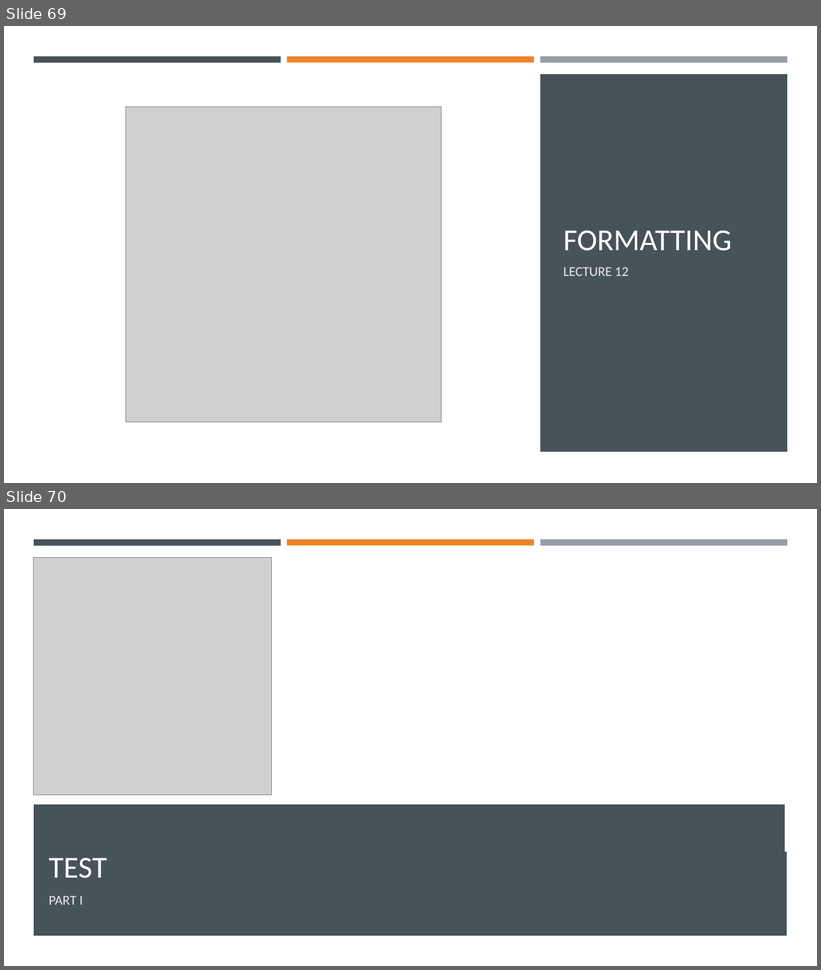
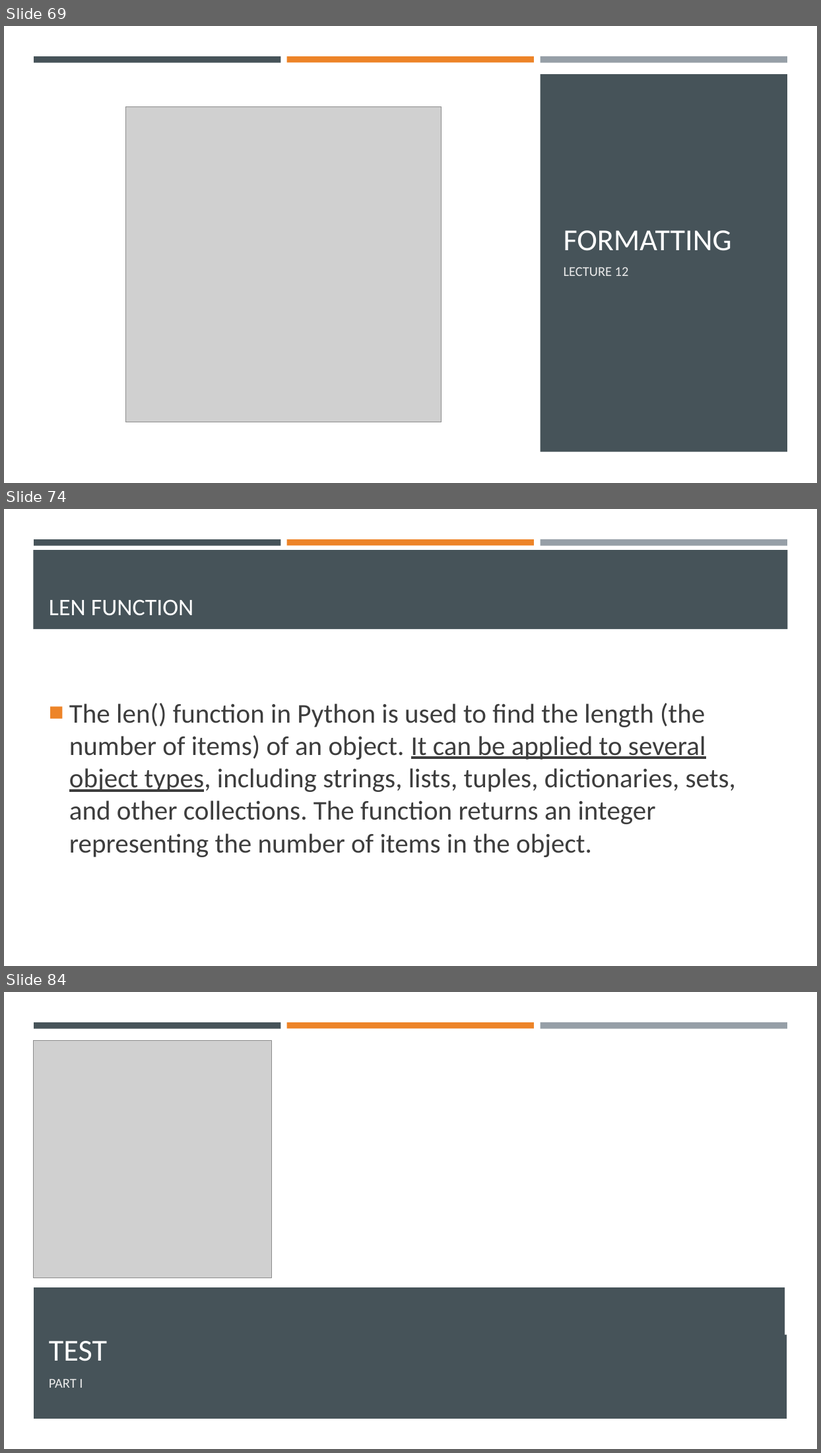
Before and after one commit to Ghost0396/iot, a slide deck: python/Python 3.pptx. Shown one above the other, each under a label of ours: slides 69 and 70 before the commit, slides 69, 74 and 84 after it; the slides between them are not shown. The pictures are 821x970 and 821x1453 pixels, drawn with LibreOffice and Linux fonts; fonts in the diff are those of the drawing; grey boxes stand for pictures. Boxes give left, top, right and bottom in pixels: in the first picture for what was removed or moved away, otherwise in the second. Text is boxed around its words. In the diff, an @@ line names an element or a change of style, - is before the commit and + after.

```diff
--- a/python/Python 3.pptx
+++ b/python/Python 3.pptx
@@ slide 74 added at (4,509,817,966), background #FFFFFF @@
@@ rectangle added at (34,539,281,545), fill #465359 @@
@@ rectangle added at (287,539,534,545), fill #ED8428 @@
@@ rectangle added at (540,539,787,546), fill #969FA7 @@
@@ rectangle added at (33,550,788,629), fill #465359 @@
@@ title added at (49,599,193,616), 28 pt, text #FFFFFF @@
+LEN FUNCTION
@@ text added at (69,703,736,857), 32 pt, text #3D3D3D @@
+■ The len() function in Python is used to find the length (the number of items) of an object. It can be applied to several object types, including strings, lists, tuples, dictionaries, sets, and other collections. The function returns an integer representing the number of items in the object.
@@ what was slide 70 is now slide 84 @@
```
Also in this commit, not shown: 13 other slides added.
